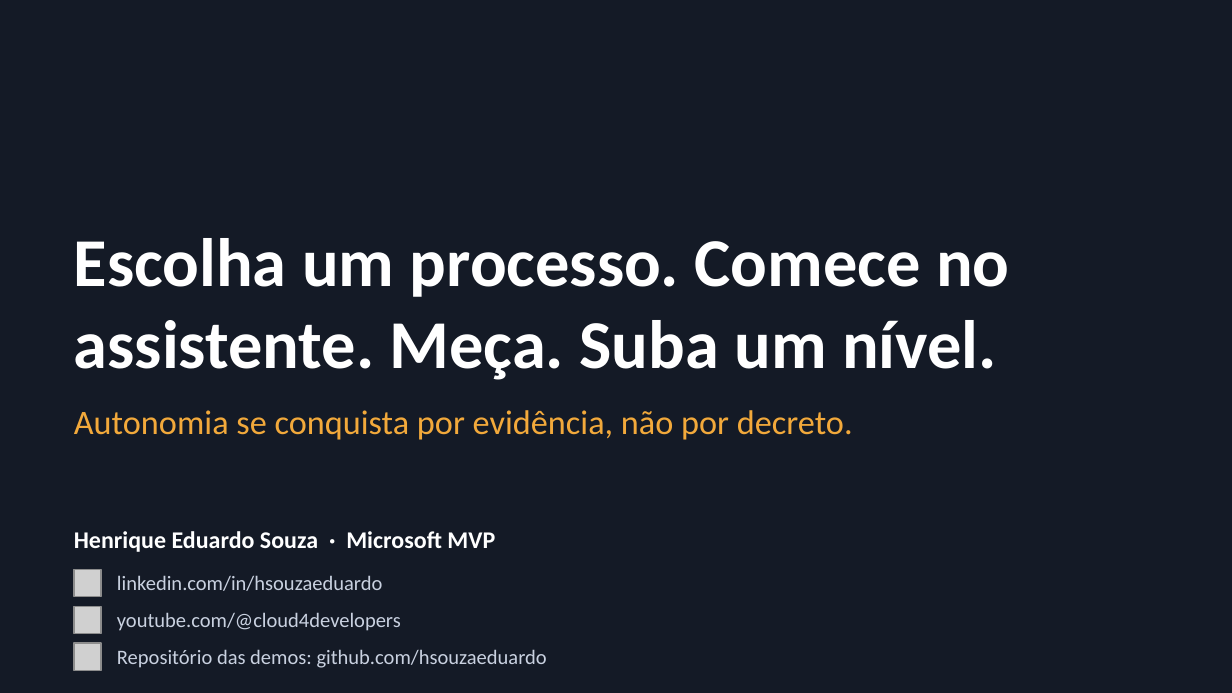
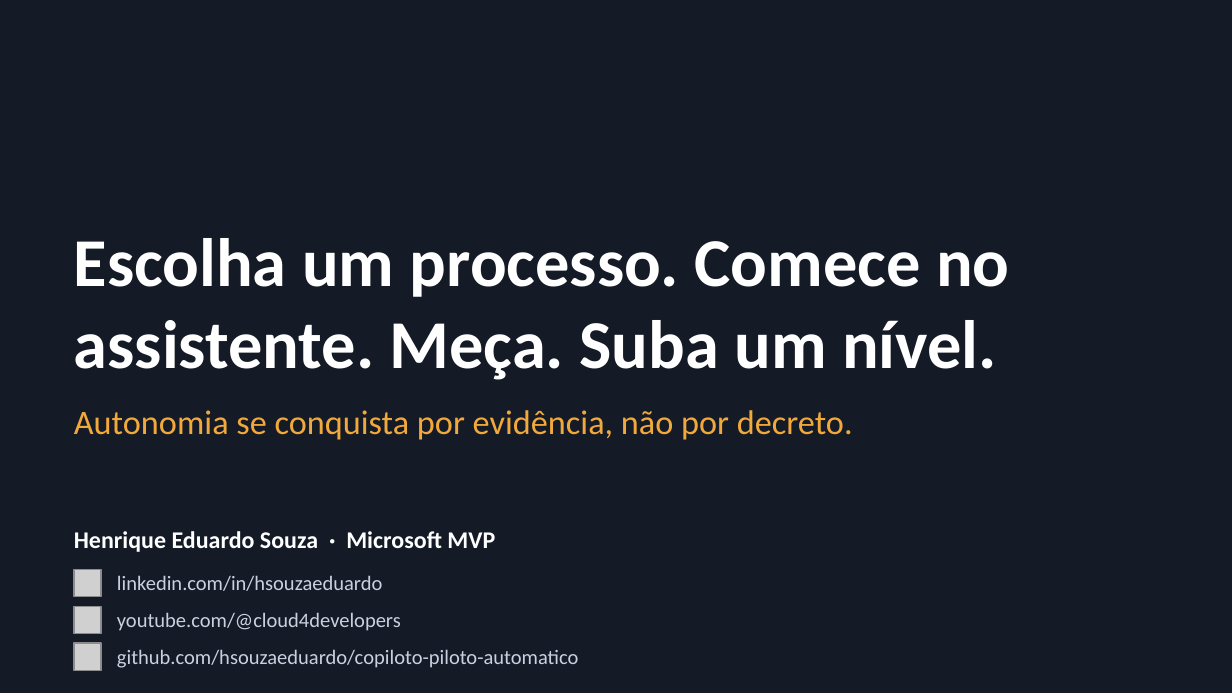
Before and after one commit to hsouzaeduardo/copiloto-piloto-automatico, a slide deck: slide 23 of slides/do-copiloto-ao-piloto-automatico.pptx (slide 20 before the commit). Drawn at 1232x693 pixels with LibreOffice and Linux fonts; fonts in the diff are those of the drawing; grey boxes stand for pictures. Boxes give left, top, right and bottom in pixels: in the first picture for what was removed or moved away, otherwise in the second. Text is boxed around its words. In the diff, an @@ line names an element or a change of style, - is before the commit and + after.

```diff
--- a/slides/do-copiloto-ao-piloto-automatico.pptx
+++ b/slides/do-copiloto-ao-piloto-automatico.pptx
@@ text at [117, 649, 578, 668]: text changed @@
-Repositório das demos: github.com/hsouzaeduardo
+github.com/hsouzaeduardo/copiloto-piloto-automatico
```
Also in this commit, not shown: 4 other slides changed, 4 slides added, 1 slide removed.
